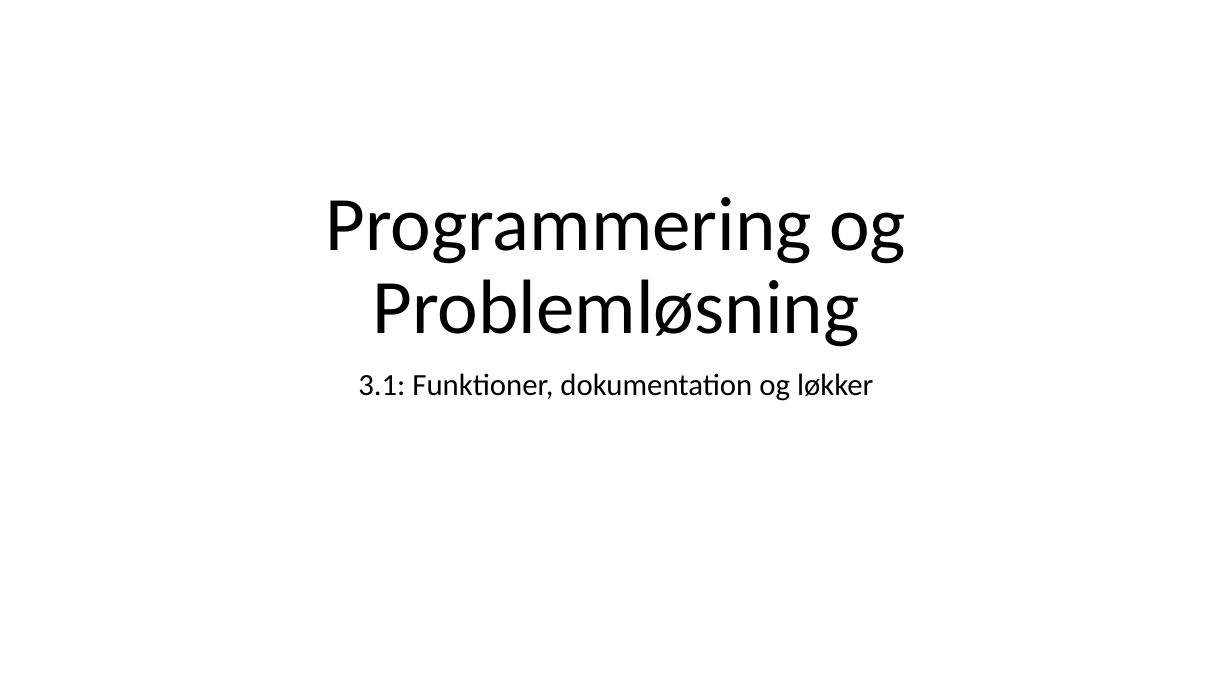
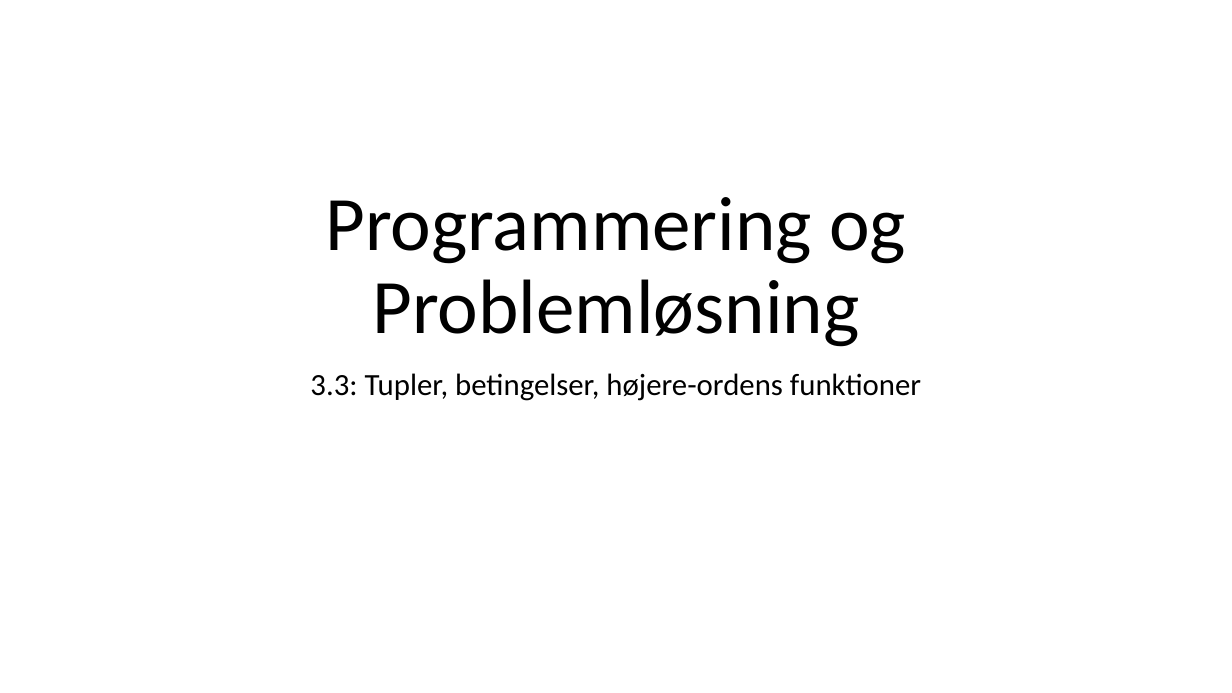
Before and after one commit to fisterloegsovs/pop22, a slide deck: slide 1 of lectures/3.3ConditionalsTuplesNFunctions/lecture.pptx. Drawn at 1232x693 pixels with LibreOffice and Linux fonts; fonts in the diff are those of the drawing. Boxes give left, top, right and bottom in pixels: in the first picture for what was removed or moved away, otherwise in the second. Text is boxed around its words. In the diff, an @@ line names an element or a change of style, - is before the commit and + after.

```diff
--- a/lectures/3.3ConditionalsTuplesNFunctions/lecture.pptx
+++ b/lectures/3.3ConditionalsTuplesNFunctions/lecture.pptx
@@ subtitle at bbox=[310, 373, 921, 401]: text changed @@
-3.1: Funktioner, dokumentation og løkker
+3.3: Tupler, betingelser, højere-ordens funktioner
```
Also in this commit, not shown: 1 other slide changed, 1 slide added, 12 slides removed, 3 other files.
